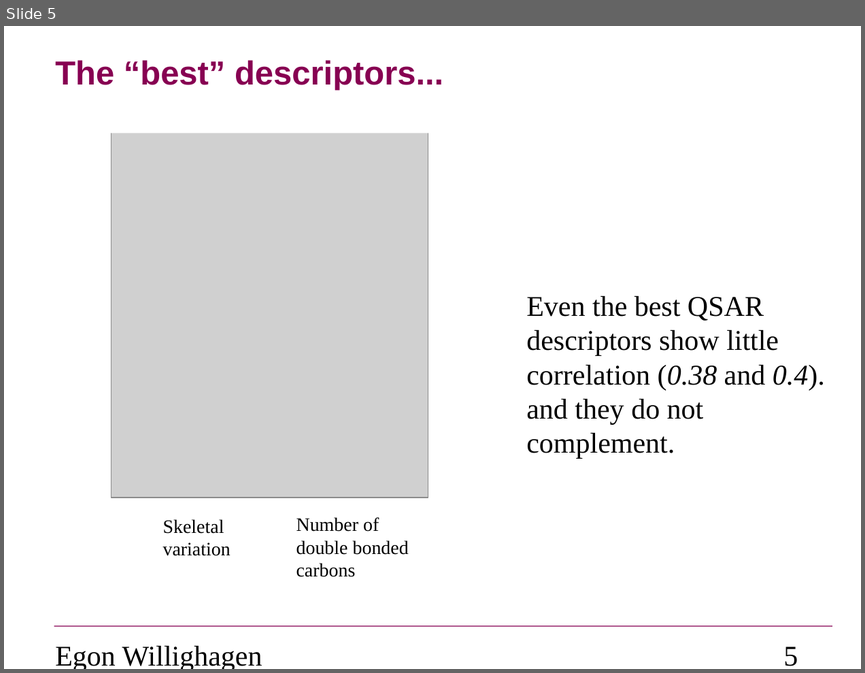
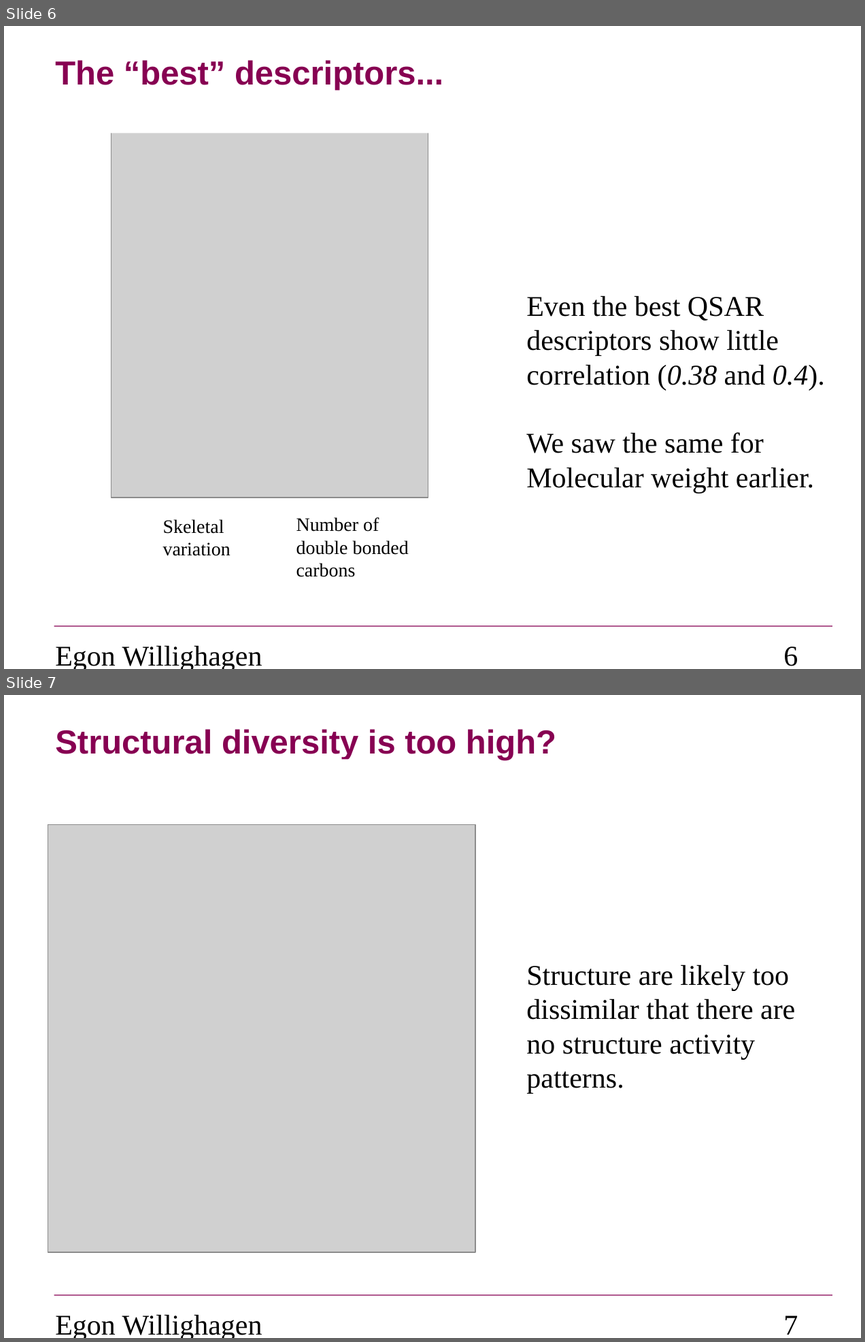
Before and after one commit to egonw/models, a slide deck: projects/cmap/report/forRoland.odp. Shown one above the other, each under a label of ours: slide 5 before the commit, slides 6 and 7 after it. The pictures are 865x673 and 865x1342 pixels, drawn with LibreOffice and Linux fonts; fonts in the diff are those of the drawing; grey boxes stand for pictures; background and template pictures are left out. Boxes give left, top, right and bottom in pixels: in the first picture for what was removed or moved away, otherwise in the second. Text is boxed around its words. In the diff, an @@ line names an element or a change of style, - is before the commit and + after.

```diff
--- a/projects/cmap/report/forRoland.odp
+++ b/projects/cmap/report/forRoland.odp
@@ slide 7 added at box(4, 695, 861, 1338), background #FFFFFF; not listed: 1 template element that a slide beside it also shows @@
@@ title added at box(55, 729, 556, 761), 28 pt, text #870052, bold @@
+Structural diversity is too high?
@@ rectangle added at box(261, 759, 496, 802), fill #FFFFFF @@
@@ picture added at box(48, 824, 475, 1252) @@
@@ text added at box(526, 965, 795, 1093), 24 pt, text #000000 @@
+Structure are likely too
+dissimilar that there are
+no structure activity
+patterns.
@@ text added at box(55, 1314, 262, 1338), 24 pt, text #000000 @@
+Egon Willighagen
@@ page number added at box(783, 1315, 798, 1334), 24 pt, text #000000 @@
+7
@@ what was slide 5 is now slide 6 @@
@@ slide 6 changed as well @@
@@ text at box(526, 432, 814, 493): text changed @@
-and they do not
-complement.
+We saw the same for
+Molecular weight earlier.
@@ page number at box(783, 646, 798, 666): text changed @@
-5
+6
```
Also in this commit, not shown: 3 other slides changed, 3 other slides added, 5 slides removed, 1 other file.
